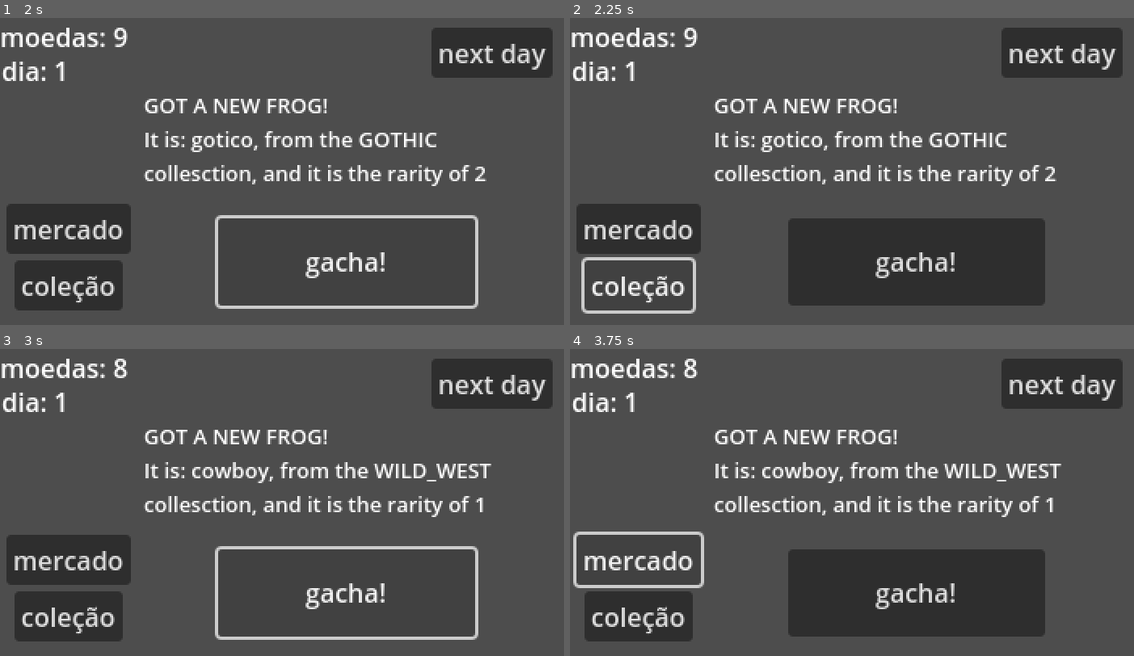
Above: before the commit, frames 1-4 (two rows, left to right).
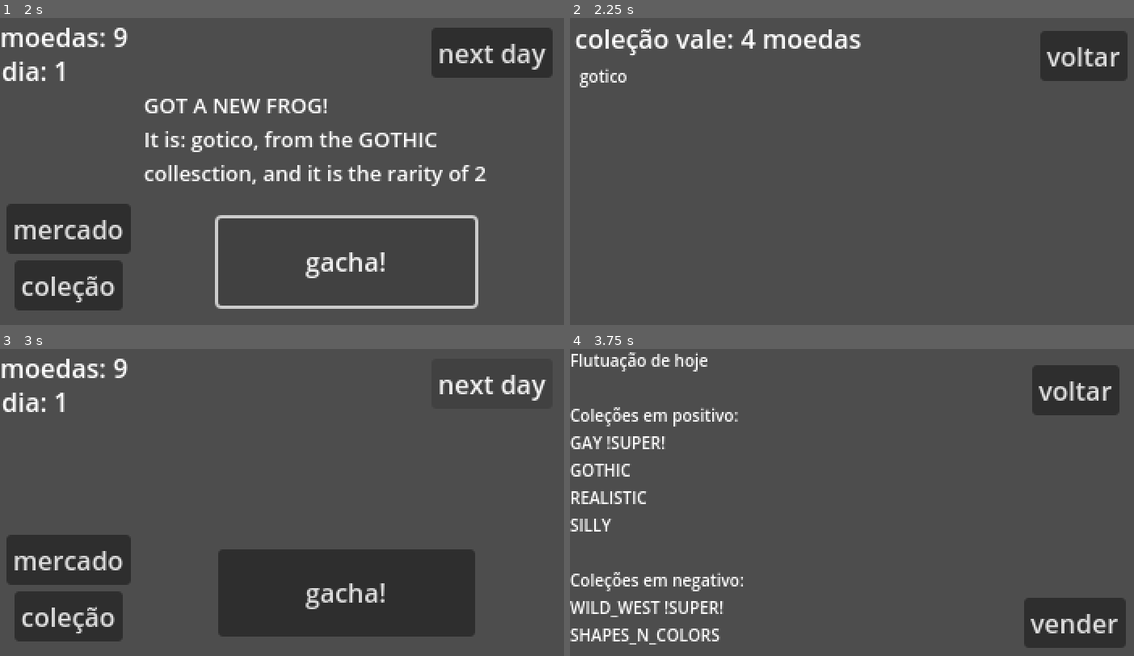
Above: after the commit, the same moments.

Repository: cosmicfoxgames/sapopon
Game: Godot game, scene res://scenes/game_master.tscn
Two runs of this game, one before a commit and one after it. Both use one fixed random seed, a clock stepped at 60 frames per second and the inputs below.
Inputs:
- Up to frame 1 (2 s): click "começar jogo" at 0.5 s; click "gacha!" at 1.25 s
- Up to frame 2 (2.25 s): click "coleção" at 2 s
- Up to frame 3 (3 s): click "gacha!" (after the commit: "voltar") at 2.75 s
- Up to frame 4 (3.75 s): click "mercado" at 3.5 s

Frame 1 is identical in both runs. In frame 2, 25% of the frame differs, in the area x 0-99%, y 3-97%; in frame 3, 4.9%; in frame 4, 29%, in the area x 0-99%, y 1-98%.

Commit message:
implemented fluctuations and collection value

Diff:
--- a/project.godot
+++ b/project.godot
@@ -20,13 +20,14 @@
 GameData="*res://scripts/game_data.gd"
 PlayerData="*res://scripts/player_data.gd"
 GlobalSignals="*res://scripts/global_signals.gd"
+CFGCommonLibrary="*res://scripts/cfg_common_library.gd"
 
 [display]
 
 window/size/viewport_width=352
 window/size/viewport_height=198
-window/size/window_width_override=1280
-window/size/window_height_override=720
+window/size/window_width_override=864
+window/size/window_height_override=486
 window/stretch/mode="viewport"
 
 [rendering]
--- /dev/null
+++ b/scene objects/upper_ui_collection.gd
@@ -0,0 +1,24 @@
+extends Control
+
+@onready var valor_colec = %Label2
+@onready var colec = %Label
+
+func _ready() -> void:
+	pass
+
+func _process(delta: float) -> void:
+	pass
+
+func set_ui():
+	valor_colec.text = "coleção vale: " + str(PlayerData.current_collection_value) + " moedas"
+
+	var collect_txt = ""
+	for i in PlayerData.current_collection:
+		collect_txt = collect_txt + i + "\n"
+
+	colec.text = collect_txt
+
+#signals
+
+func _on_button_button_down() -> void:
+	GlobalSignals.change_scene.emit(load(GameData.scene_paths[GameData.SCENES.GACHA_ROOM]))
--- /dev/null
+++ b/scene objects/upper_ui_collection.tscn
@@ -0,0 +1,39 @@
+[gd_scene load_steps=2 format=3 uid="uid://ehbnkl7hl4t7"]
+
+[ext_resource type="Script" path="res://scene objects/upper_ui_collection.gd" id="1_mraka"]
+
+[node name="upper_ui_collection" type="Control"]
+layout_mode = 3
+anchors_preset = 0
+offset_right = 40.0
+offset_bottom = 40.0
+script = ExtResource("1_mraka")
+
+[node name="Label" type="Label" parent="."]
+unique_name_in_owner = true
+layout_mode = 0
+offset_left = 6.0
+offset_top = 29.0
+offset_right = 46.0
+offset_bottom = 52.0
+theme_override_font_sizes/font_size = 10
+text = "coleção"
+
+[node name="Button" type="Button" parent="."]
+layout_mode = 0
+offset_left = 291.0
+offset_top = 8.0
+offset_right = 345.0
+offset_bottom = 39.0
+text = "voltar"
+
+[node name="Label2" type="Label" parent="."]
+unique_name_in_owner = true
+layout_mode = 0
+offset_left = 3.0
+offset_top = 1.0
+offset_right = 128.0
+offset_bottom = 24.0
+text = "valor da colecao"
+
+[connection signal="button_down" from="Button" to="." method="_on_button_button_down"]
--- a/scene objects/upper_ui_gacha.gd
+++ b/scene objects/upper_ui_gacha.gd
@@ -44,3 +44,11 @@
 
 func _on_print_to_console(txt):
 	print_to_console(txt)
+
+#botão ir pro mercado
+func _on_button_4_button_down() -> void:
+	GlobalSignals.change_scene.emit(load(GameData.scene_paths[GameData.SCENES.MARKET]))
+
+#botão ir pra coleção
+func _on_button_3_button_down() -> void:
+	GlobalSignals.change_scene.emit(load(GameData.scene_paths[GameData.SCENES.COLLECTION]))
--- a/scene objects/upper_ui_gacha.tscn
+++ b/scene objects/upper_ui_gacha.tscn
@@ -68,3 +68,5 @@
 autowrap_mode = 3
 
 [connection signal="button_down" from="Button" to="." method="_on_button_button_down"]
+[connection signal="button_down" from="Button3" to="." method="_on_button_3_button_down"]
+[connection signal="button_down" from="Button4" to="." method="_on_button_4_button_down"]
--- /dev/null
+++ b/scene objects/upper_ui_market.gd
@@ -0,0 +1,31 @@
+extends Control
+
+@onready var board = %Label
+
+func _ready() -> void:
+	pass # Replace with function body.
+
+func _process(delta: float) -> void:
+	pass
+
+func set_ui():
+	var text_to_set = "Flutuação de hoje\n\nColeções em positivo:\n"
+
+	for i in PlayerData.today_market_fluctuation[0]:
+		if i == PlayerData.today_market_fluctuation[2][0] or i == PlayerData.today_market_fluctuation[2][1]:
+			text_to_set = text_to_set + i + " !SUPER!\n"
+		else: text_to_set = text_to_set + i + "\n"
+
+	text_to_set = text_to_set + "\nColeções em negativo:\n"
+
+	for i in PlayerData.today_market_fluctuation[1]:
+		if i == PlayerData.today_market_fluctuation[2][0] or i == PlayerData.today_market_fluctuation[2][1]:
+			text_to_set = text_to_set + i + " !SUPER!\n"
+		else: text_to_set = text_to_set + i + "\n"
+
+	board.text = text_to_set
+
+#signals
+
+func _on_button_2_button_down() -> void:
+	GlobalSignals.change_scene.emit(load(GameData.scene_paths[GameData.SCENES.GACHA_ROOM]))
--- /dev/null
+++ b/scene objects/upper_ui_market.tscn
@@ -0,0 +1,36 @@
+[gd_scene load_steps=2 format=3 uid="uid://p201ox7pmchu"]
+
+[ext_resource type="Script" path="res://scene objects/upper_ui_market.gd" id="1_yc7k1"]
+
+[node name="upper_ui_market" type="Control"]
+layout_mode = 3
+anchors_preset = 0
+offset_right = 40.0
+offset_bottom = 40.0
+script = ExtResource("1_yc7k1")
+
+[node name="Label" type="Label" parent="."]
+unique_name_in_owner = true
+layout_mode = 0
+offset_right = 215.0
+offset_bottom = 23.0
+theme_override_font_sizes/font_size = 10
+text = "Flutuação do mercado de hj"
+
+[node name="Button" type="Button" parent="."]
+layout_mode = 0
+offset_left = 281.0
+offset_top = 154.0
+offset_right = 344.0
+offset_bottom = 185.0
+text = "vender"
+
+[node name="Button2" type="Button" parent="."]
+layout_mode = 0
+offset_left = 286.0
+offset_top = 10.0
+offset_right = 340.0
+offset_bottom = 41.0
+text = "voltar"
+
+[connection signal="button_down" from="Button2" to="." method="_on_button_2_button_down"]
--- /dev/null
+++ b/scenes/collection_master.gd
@@ -0,0 +1,12 @@
+extends Control
+
+@onready var upper_ui = %upper_ui_collection
+
+func _ready() -> void:
+	print(PlayerData.current_collection)
+	GameData.get_collection_value()
+	upper_ui.set_ui()
+
+
+func _process(delta: float) -> void:
+	pass
--- /dev/null
+++ b/scenes/collection_master.tscn
@@ -0,0 +1,16 @@
+[gd_scene load_steps=3 format=3 uid="uid://dx48mcpo7mrfj"]
+
+[ext_resource type="PackedScene" uid="uid://ehbnkl7hl4t7" path="res://scene objects/upper_ui_collection.tscn" id="1_u4d0r"]
+[ext_resource type="Script" path="res://scenes/collection_master.gd" id="1_wqs75"]
+
+[node name="collection_master" type="Control"]
+layout_mode = 3
+anchors_preset = 15
+anchor_right = 1.0
+anchor_bottom = 1.0
+grow_horizontal = 2
+grow_vertical = 2
+script = ExtResource("1_wqs75")
+
+[node name="upper_ui_collection" parent="." instance=ExtResource("1_u4d0r")]
+unique_name_in_owner = true
--- /dev/null
+++ b/scenes/market_master.gd
@@ -0,0 +1,9 @@
+extends Control
+
+@onready var upper_ui = %upper_ui_market
+
+func _ready() -> void:
+	upper_ui.set_ui()
+
+func _process(delta: float) -> void:
+	pass
--- /dev/null
+++ b/scenes/market_master.tscn
@@ -0,0 +1,16 @@
+[gd_scene load_steps=3 format=3 uid="uid://b7v8h1e4gq75d"]
+
+[ext_resource type="Script" path="res://scenes/market_master.gd" id="1_hqx83"]
+[ext_resource type="PackedScene" uid="uid://p201ox7pmchu" path="res://scene objects/upper_ui_market.tscn" id="2_i221t"]
+
+[node name="market_master" type="Control"]
+layout_mode = 3
+anchors_preset = 15
+anchor_right = 1.0
+anchor_bottom = 1.0
+grow_horizontal = 2
+grow_vertical = 2
+script = ExtResource("1_hqx83")
+
+[node name="upper_ui_market" parent="." instance=ExtResource("2_i221t")]
+unique_name_in_owner = true
--- /dev/null
+++ b/scripts/cfg_common_library.gd
@@ -0,0 +1,81 @@
+#v0.4
+
+class_name CommonLibrary extends Node
+## Biblioteca comum dos projetos da Cosmic Fox Games
+
+## Gera um numero aleatório[br][br]
+## [param min_num] - valor mínimo a ser gerado[br]
+## [param max_num] - valor máximo a ser gerado[br]
+## [param is_float = false] - se sera um número decimal ou não. [param true] = decimal e [param false] = inteiro
+static func get_rand_number(min_num, max_num, is_float = false):
+	var rng = RandomNumberGenerator.new()
+	var rand
+
+	if is_float == true :
+		rand = rng.randf_range(min_num, max_num)
+	else:
+		rand = rng.randi_range(min_num, max_num)
+
+	return(rand)
+
+## Carrega um arquivo [param .txt] externo e o transforma em uma variável [param String][br][br]
+## [param file] - caminho do arquivo .txt
+static func txt_to_string(file):
+	var final_string = ""
+	var txt = FileAccess.open(file, FileAccess.READ)
+	while not txt.eof_reached():
+		var line = txt.get_line()
+		final_string = final_string + line + "\n"
+		print(line)
+	txt.close()
+	return(final_string)
+
+## Inverte uma variável [param bool], se vier [param true] volta um [param false] e vice-versa[br][br]
+## [param value] - valor a ser invertido
+static func invert_bool(value : bool):
+	var to_return
+
+	if value == true: to_return = false
+	elif value == false: to_return = true
+
+	return(to_return)
+
+## Retorna verdadeiro ou falso dependendo da porcentagem de chances de algo acontecer[br][br]
+## [param percentage] - porcentagem de chances de algo acontecer
+static func chance_of_happening(percentage : float):
+	var outcome
+	var fate = get_rand_number(0, 1, true)
+
+	if fate <= percentage/100:
+		outcome = true
+	else: outcome = false
+
+	return(outcome)
+
+## Identifica qual valor entre os valores de um Array é o maior[br][br]
+## [param values] - Array com os valores a serem identificados
+static func get_the_biggest_value(values : PackedInt64Array):
+	var biggest = values[0]
+
+	for i in values:
+		if i > biggest: biggest = i
+
+	return(biggest)
+
+## Identifica se o valor é ímpar ou par[br][br]
+## [param number] - número a ser identificado
+static func even_or_odd(number):
+	var mod = number % 2
+	var to_return = true #true = even, false = odd
+
+	if mod != 0: to_return = false
+
+	return(to_return)
+
+## Gera um bool aleatório[br][br]
+static func coin_flip():
+	var coin = get_rand_number(0, 1)
+
+	match coin:
+		0: return(false)
+		1: return(true)
--- a/scripts/frog_template.gd
+++ b/scripts/frog_template.gd
@@ -7,4 +7,6 @@
 @export var colection : GameData.FROG_COLECTIONS
 @export var frog_rarity : RARITY
 
-var value = frog_rarity * frog_rarity
+
+func get_value():
+	return(frog_rarity * frog_rarity)
--- a/scripts/game_data.gd
+++ b/scripts/game_data.gd
@@ -1,12 +1,15 @@
 extends Node
 
-enum FROG_COLECTIONS {GOTHIC, WILD_WEST, SILLY}
+enum FROG_COLECTIONS {GOTHIC, WILD_WEST, SILLY, SHAPES_N_COLORS, REALISTIC, GAY}
+enum MARKET_FLUCTUATIONS {NEGATIVE, NEUTRAL, POSITIVE}
 
-enum SCENES {GACHA_ROOM, MAIN_MENU}
+enum SCENES {GACHA_ROOM, MAIN_MENU, MARKET, COLLECTION}
 
 const scene_paths = [
 	"res://scenes/gacha_master.tscn",
-	"res://scenes/main_menu.tscn"
+	"res://scenes/main_menu.tscn",
+	"res://scenes/market_master.tscn",
+	"res://scenes/collection_master.tscn"
 ]
 
 const FROG_TEMPLATE_PATH = "res://resources/frog_resources/%s.tres"
@@ -31,7 +34,81 @@
 	PlayerData.add_new_frog_to_collection(new_frog)
 	return(new_frog)
 
+func set_market_fluctuation_for_today():
+	var pattern = CFGCommonLibrary.get_rand_number(0, 2)
+	print("selected pattern for todays is " + MARKET_FLUCTUATIONS.keys()[pattern])
+
+	var temp_collections_list = []
+
+	var collections_in_pos = []
+	var collections_in_neg = []
+
+	var collections_affected = []
+	var collections_w_super_influence = []
+
+	for i in FROG_COLECTIONS:
+		temp_collections_list.append(i)
+
+	if pattern == MARKET_FLUCTUATIONS.POSITIVE:
+		for i in range(4):
+			collections_in_pos.append(temp_collections_list.pop_at(CFGCommonLibrary.get_rand_number(0, (temp_collections_list.size() - 1))))
+		for i in range(2):
+			collections_in_neg.append(temp_collections_list.pop_at(CFGCommonLibrary.get_rand_number(0, (temp_collections_list.size() - 1))))
+	elif pattern == MARKET_FLUCTUATIONS.NEGATIVE:
+		for i in range(2):
+			collections_in_pos.append(temp_collections_list.pop_at(CFGCommonLibrary.get_rand_number(0, (temp_collections_list.size() - 1))))
+		for i in range(4):
+			collections_in_neg.append(temp_collections_list.pop_at(CFGCommonLibrary.get_rand_number(0, (temp_collections_list.size() - 1))))
+	elif pattern == MARKET_FLUCTUATIONS.NEUTRAL:
+		for i in range(3):
+			collections_in_pos.append(temp_collections_list.pop_at(CFGCommonLibrary.get_rand_number(0, (temp_collections_list.size() - 1))))
+		for i in range(3):
+			collections_in_neg.append(temp_collections_list.pop_at(CFGCommonLibrary.get_rand_number(0, (temp_collections_list.size() - 1))))
+
+	collections_affected.append_array(collections_in_pos)
+	collections_affected.append_array(collections_in_neg)
+
+	for i in range(2):
+		collections_w_super_influence.append(collections_affected.pop_at(CFGCommonLibrary.get_rand_number(0, (collections_affected.size() - 1))))
+
+	PlayerData.today_market_fluctuation = [collections_in_pos, collections_in_neg, collections_w_super_influence]
+	print([collections_in_pos, collections_in_neg, collections_w_super_influence])
+	#return[collections_in_pos, collections_in_neg, collections_w_super_influence]
+
+func get_collection_value():
+	print("veio pro get_collection_value")
+	var valor = 0
+
+	for i in PlayerData.current_collection:
+		var frog = load(GameData.FROG_TEMPLATE_PATH % i)
+		if PlayerData.today_market_fluctuation[0].has(i):
+			#coleção do sapo é uma flutuiação positiva
+			if PlayerData.today_market_fluctuation[2].has(i):
+				#coleção é uma super influencia
+				valor += frog.get_value() * 8
+			else:
+				#coleção não é uma super influencia
+				valor += frog.get_value() * 2
+
+		elif PlayerData.today_market_fluctuation[1].has(i):
+			#coleção do sapo é uma flutuiação negativa
+			if PlayerData.today_market_fluctuation[2].has(i):
+				#coleção é uma super influencia
+				valor += frog.get_value() * -8
+			else:
+				#coleção não é uma super influencia
+				valor += frog.get_value() * -2
+
+		else:
+			#coleção não tá nas flutuações de hj
+			valor += frog.get_value()
+
+	PlayerData.current_collection_value = valor
+
 func start_fresh_game():
 	PlayerData.current_money = DEFAUT_START_PLAYER_MONEY
 	PlayerData.currnt_day = 1
 	PlayerData.current_collection = []
+
+	#tirar depois
+	set_market_fluctuation_for_today()
--- a/scripts/player_data.gd
+++ b/scripts/player_data.gd
@@ -5,6 +5,9 @@
 var current_money  = 0
 var current_collection = []
 var currnt_day = 1
+
+var today_market_fluctuation
+var current_collection_value : int
 
 func withdraw_money(ammt):
 	if (current_money - ammt) >= 0: current_money -= ammt
